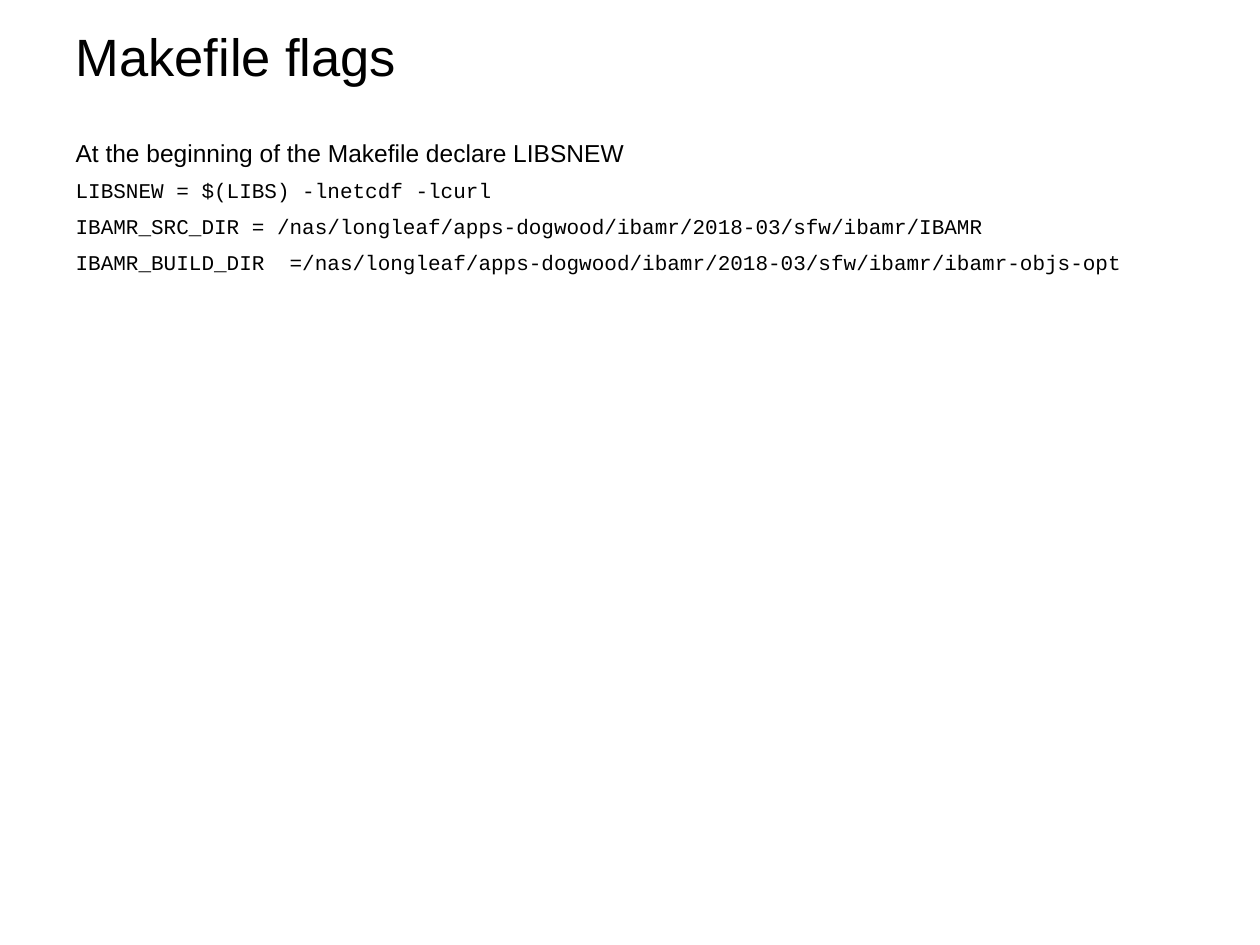
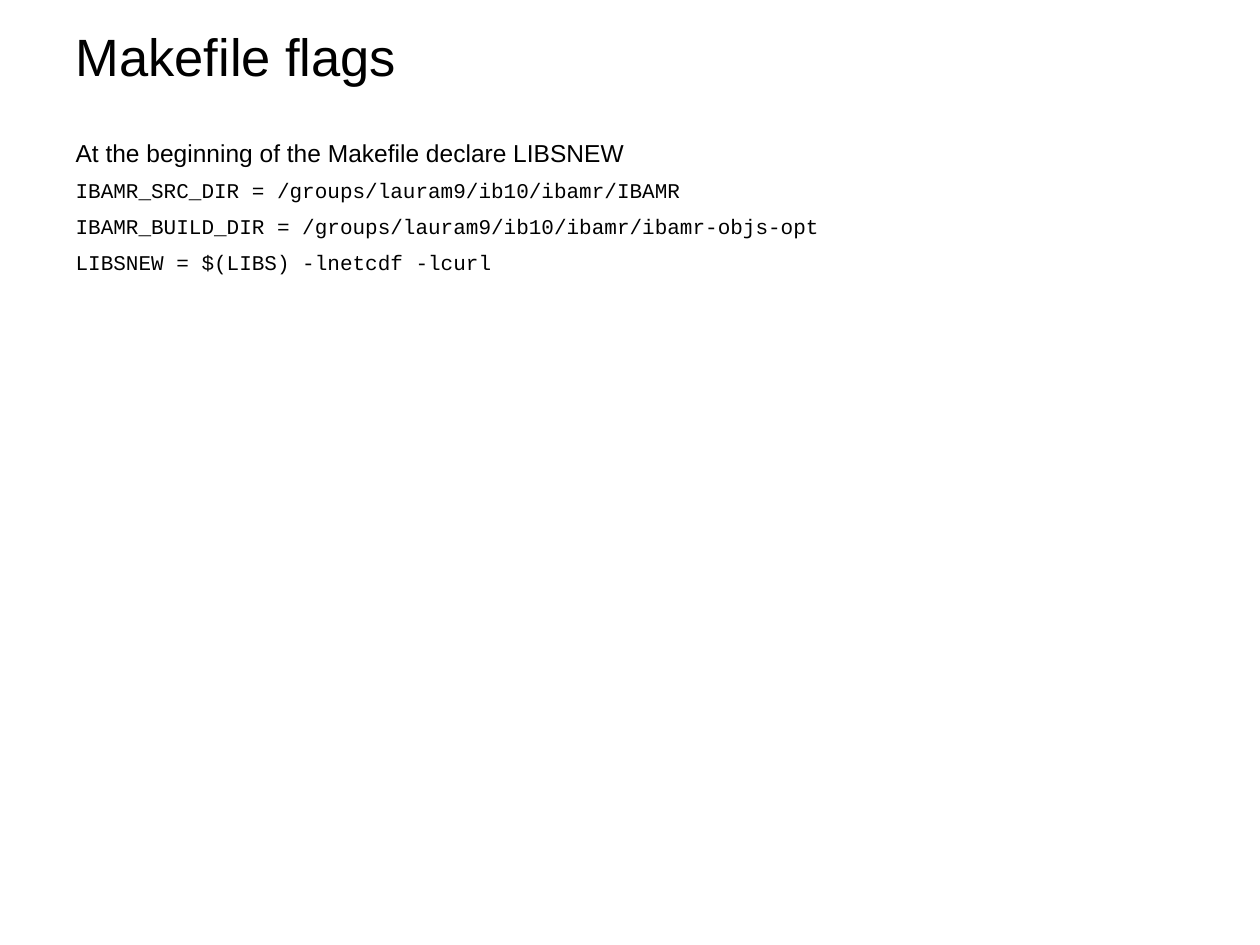
Before and after one commit to fairyflies9/IBAMR-Tutorials, a slide deck: slide 6 of IBFE Lectures/1-IBFE Getting Starting and Visualizing a Mesh.pptx. Drawn at 1260x945 pixels with LibreOffice and Linux fonts; fonts in the diff are those of the drawing. Boxes give left, top, right and bottom in pixels: in the first picture for what was removed or moved away, otherwise in the second. Text is boxed around its words. In the diff, an @@ line names an element or a change of style, - is before the commit and + after.

```diff
--- a/IBFE Lectures/1-IBFE Getting Starting and Visualizing a Mesh.pptx
+++ b/IBFE Lectures/1-IBFE Getting Starting and Visualizing a Mesh.pptx
@@ text at box(76, 183, 818, 239): paragraphs added @@
+IBAMR_SRC_DIR = /groups/lauram9/ib10/ibamr/IBAMR
+IBAMR_BUILD_DIR = /groups/lauram9/ib10/ibamr/ibamr-objs-opt
@@ text at box(76, 219, 1121, 275): paragraphs removed @@
-IBAMR_SRC_DIR = /nas/longleaf/apps-dogwood/ibamr/2018-03/sfw/ibamr/IBAMR
-IBAMR_BUILD_DIR =/nas/longleaf/apps-dogwood/ibamr/2018-03/sfw/ibamr/ibamr-objs-opt
```
Also in this commit, not shown: 3 other slides changed.
